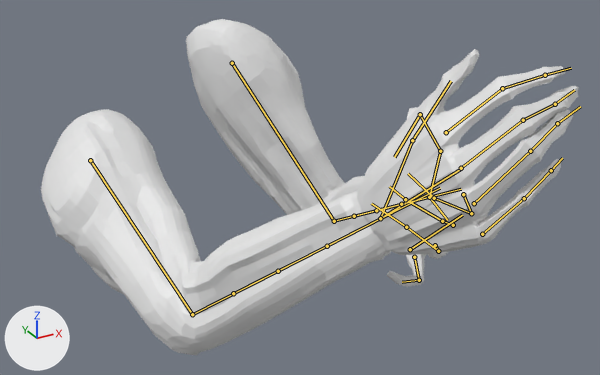
The FBX model Animations/Player/Character/SK_FP_Reload_Eject_Shell.fbx: old version first, new version second.
Before and after are seen from a camera (50 mm lens) standing at (-0.487, -1.727, 1.483) and looking at (0.194, -0.489, 0.864). Lighting does not change. The marker at lower left points along +X, +Y and +Z. The picture after the commit comes second. Both versions are drawn at frame 11 of the action 'Scene'; the numbers are the values there. The bones that change, and the others that lie on the model, are drawn over the model as lines.

In view in the first picture: 'Arms_objects'.
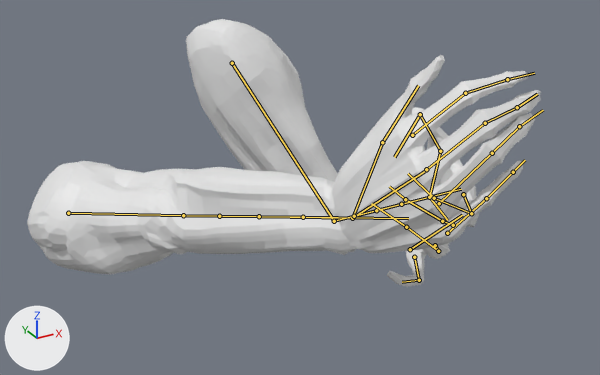
What differs and where, as boxes [x1, y1, x2, y2] in the pictures (600 x 375 px):
'Arms_objects', posed (20% shorter): before [41, 19, 579, 356]; after [27, 19, 541, 287]
bone 'Upper_R', root to tip: before (90, 160) to (192, 314); after (68, 213) to (183, 215)
bone 'Lower_R', root to tip: before (192, 314) to (278, 271); after (183, 215) to (259, 216)
bone 'Hand_R', root to tip: before (380, 218) to (461, 169); after (352, 218) to (426, 170)

What changed in the scene script:
```text
Change bone_upper_r:
    where bone_upper_r = bpy.data.objects['Arms_Rig'].pose.bones['Upper_R']  # child of 'Root'
    bone_upper_r.location: (0.218, -0.001, -0.148) -> (0.259, 0.211, -0.059)
    bone_upper_r.rotation_quaternion: (0.676, -0.711, -0.192, 0.037) -> (0.391, -0.896, -0.152, 0.149)  # degrees (-95, -12, 19) -> degrees (-131, 8, 23)
Change bone_lower_r:
    where bone_lower_r = bpy.data.objects['Arms_Rig'].pose.bones['Lower_R']  # child of 'Upper_R'
    bone_lower_r.rotation_quaternion: (0.787, -0.292, 0.543, 0.001) -> (0.735, 0.187, 0.601, 0.253)  # degrees (-62, 59, -38) -> degrees (70, 52, 76)
Change bone_hand_r:
    where bone_hand_r = bpy.data.objects['Arms_Rig'].pose.bones['Hand_R']  # child of 'Lower_R'
    bone_hand_r.rotation_quaternion: (0.85, -0.062, -0.481, 0.207) -> (0.915, -0.204, -0.343, 0.068)  # degrees (-30, -52, 42) -> degrees (-32, -37, 19)
```
